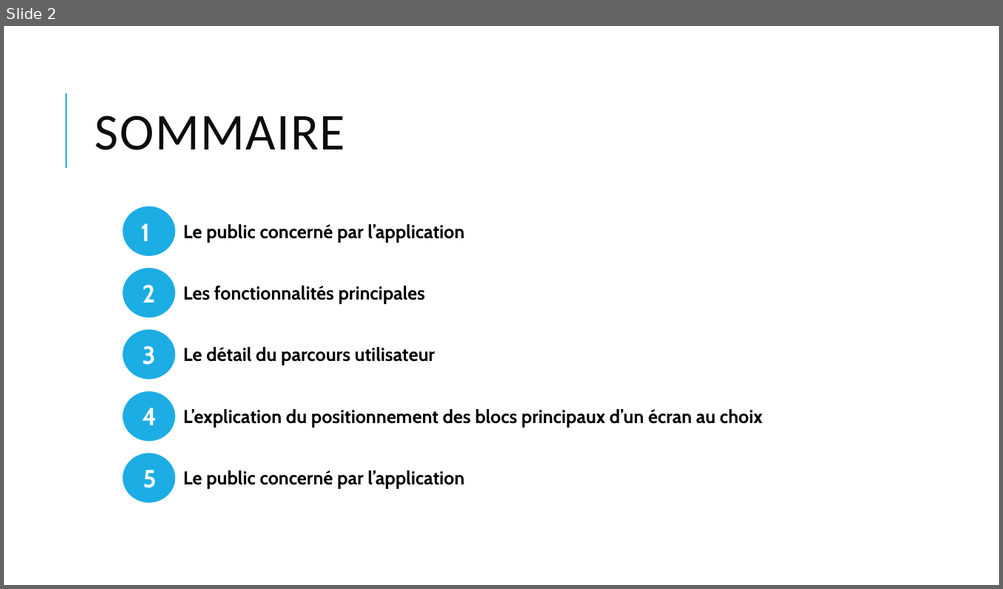
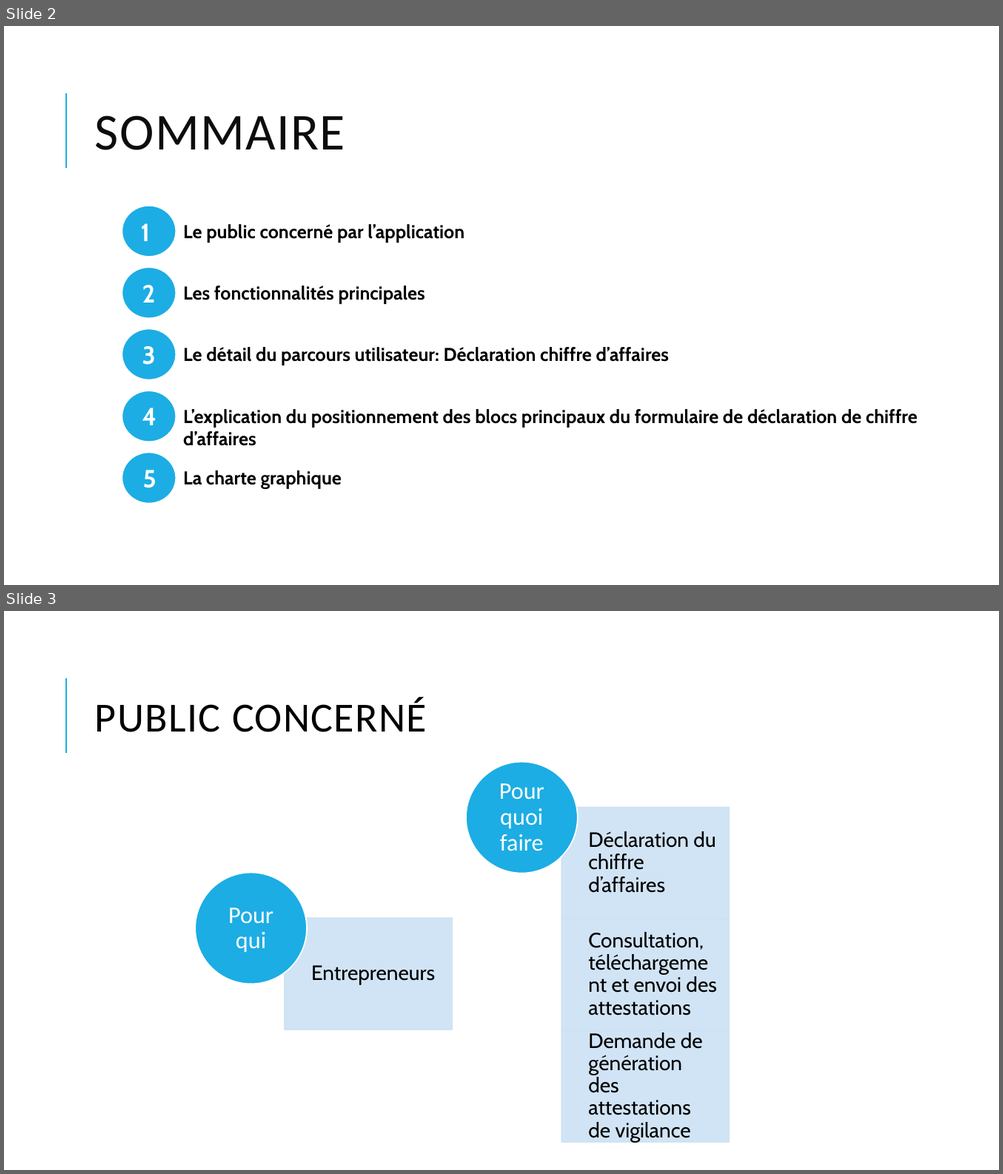
Before and after one commit to AmauryDoux/UrssaffMobile, a slide deck: AmauryDoux-UrssafMobile presentation.pptx. Shown one above the other, each under a label of ours: slide 2 before the commit, slides 2 and 3 after it. The pictures are 1003x589 and 1003x1174 pixels, drawn with LibreOffice and Linux fonts; fonts in the diff are those of the drawing. Boxes give left, top, right and bottom in pixels: in the first picture for what was removed or moved away, otherwise in the second. Text is boxed around its words. In the diff, an @@ line names an element or a change of style, - is before the commit and + after.

```diff
--- a/AmauryDoux-UrssafMobile presentation.pptx
+++ b/AmauryDoux-UrssafMobile presentation.pptx
@@ slide 3 added at (x1=4, y1=611, x2=999, y2=1170), background #FFFFFF; not listed: 1 template element that a slide beside it also shows @@
@@ title added at (x1=95, y1=697, x2=427, y2=732), 40 pt, text #000000 @@
+PUBLIC CONCERNÉ
@@ group added at (x1=195, y1=762, x2=728, y2=1143): 6 texts, 4 rectangles, 2 ellipses @@
+Entrepreneurs
+Pour qui
+Déclaration du chiffre d’affaires
+Consultation, téléchargement et envoi des attestations
+Demande de génération des attestations de vigilance
+Pour quoi faire
@@ slide 2 changed as well @@
@@ text at (x1=183, y1=347, x2=669, y2=366): text changed @@
-Le détail du parcours utilisateur
+Le détail du parcours utilisateur: Déclaration chiffre d’affaires
@@ text at (x1=183, y1=409, x2=917, y2=446): text changed @@
-L’explication du positionnement des blocs principaux d’un écran au choix
+L’explication du positionnement des blocs principaux du formulaire de déclaration de chiffre d’affaires
@@ text at (x1=183, y1=471, x2=341, y2=490): text changed @@
-Le public concerné par l’application
+La charte graphique
```
Also in this commit, not shown: 6 other slides changed, 3 other slides added, 5 slides removed.
